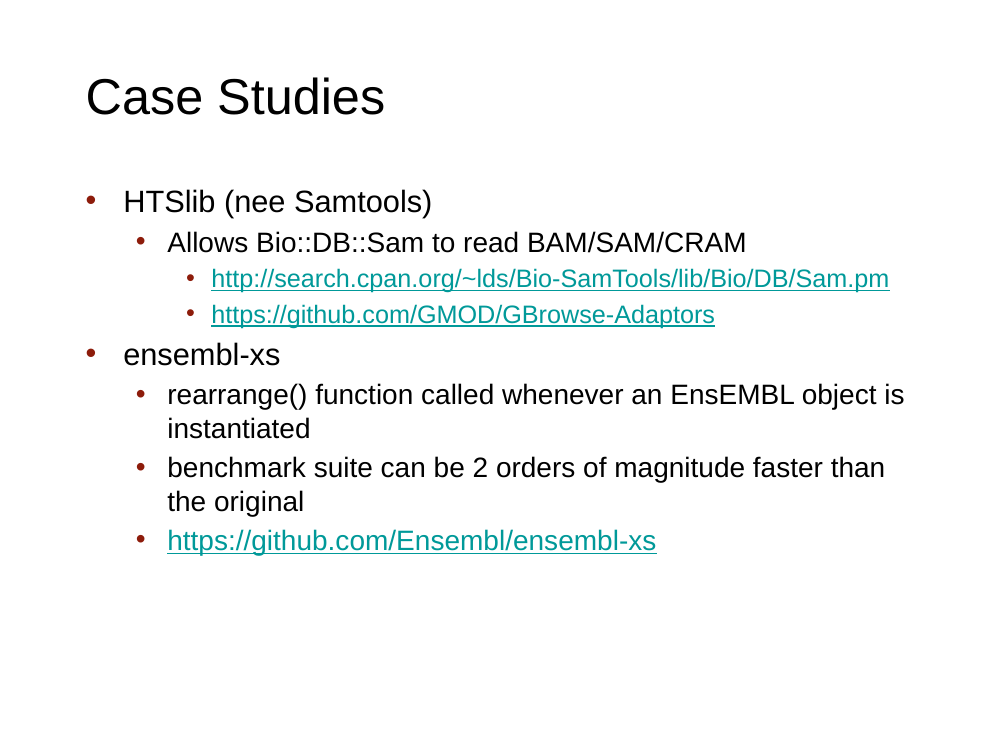
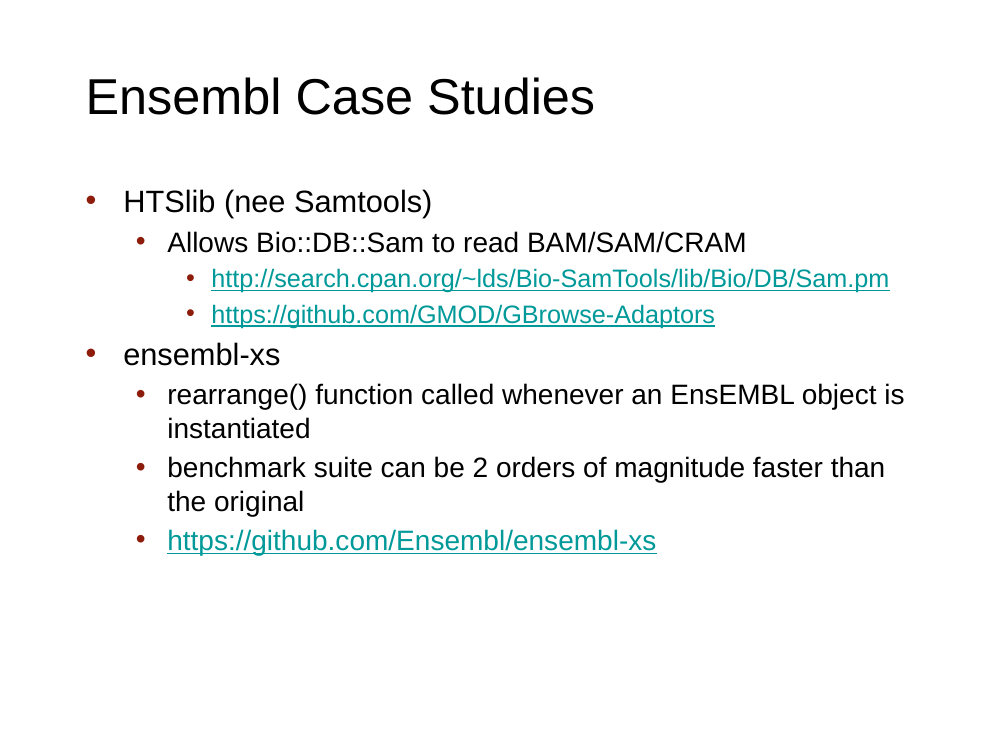
Before and after one commit to rishidev/perl-xs-workshop1, a slide deck: slide 10 of doc/XS_Presentation.pptx. Drawn at 1008x756 pixels with LibreOffice and Linux fonts; fonts in the diff are those of the drawing; background and template pictures are left out. Boxes give left, top, right and bottom in pixels: in the first picture for what was removed or moved away, otherwise in the second. Text is boxed around its words. In the diff, an @@ line names an element or a change of style, - is before the commit and + after.

```diff
--- a/doc/XS_Presentation.pptx
+++ b/doc/XS_Presentation.pptx
@@ title at [86,77,595,115]: text changed @@
-Case Studies
+Ensembl Case Studies
```
Also in this commit, not shown: 5 other slides changed, 1 slide removed, 2 other files.
